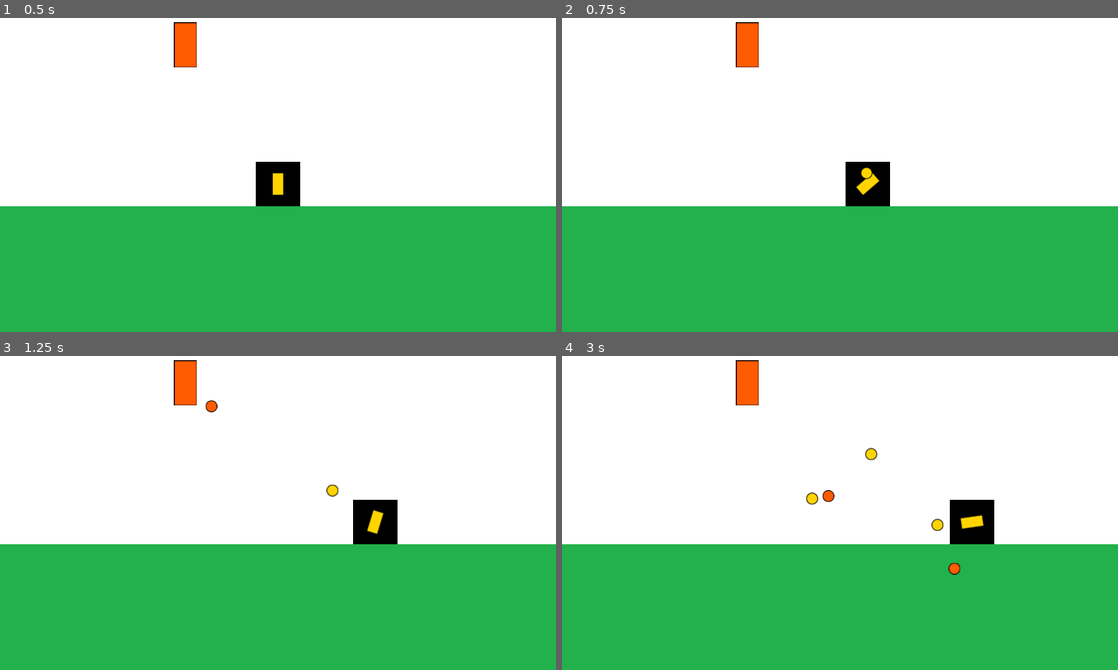
Above: before the commit, frames 1-4 (two rows, left to right).
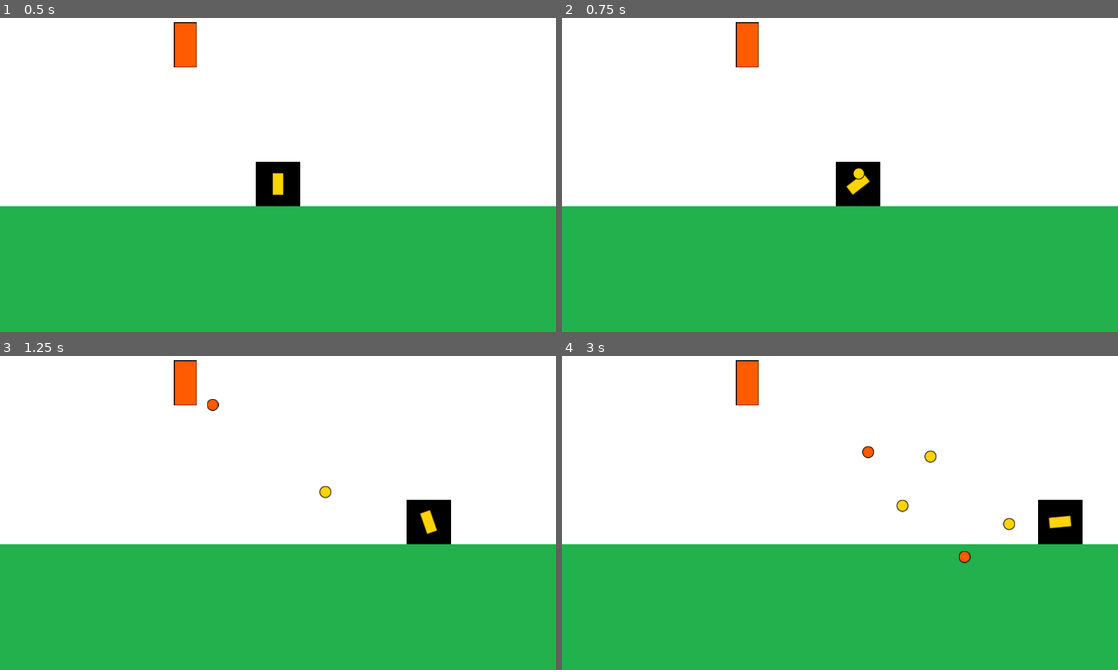
Above: after the commit, the same moments.

Repository: Lucarni-Lucas/entregas-idv-lucarni-lucas
Game: Godot game, scene res://main.tscn
The game is run twice, just before and just after one commit, with the same random seed, the same clock (stepped at 60 frames per second) and the same inputs.
Inputs (mouse positions are in pixels of both pictures, inside the frame that each line leads up to):
- Up to frame 1 (0.5 s): no input
- Up to frame 2 (0.75 s): tap Enter at 0.5 s; move the mouse to (962, 102) at 0.52 s; hold Right (move_right) from 0.53 s (still down); click (962, 102) at 0.6 s
- Up to frame 3 (1.25 s): keep holding Right (move_right)
- Up to frame 4 (3 s): move the mouse to (728, 481) at 1.27 s; release Right (move_right) at 1.28 s; hold Left (move_left) 1.28-2.03 s; click (728, 481) at 1.35 s; move the mouse to (895, 368) at 2.02 s; hold Right (move_right) from 2.03 s (still down); click (895, 368) at 2.1 s; move the mouse to (812, 544) at 2.77 s; click (812, 544) at 2.85 s

Frame 1 is identical in both runs. In frame 2, 0.8% of the frame differs, in the area x 49-59%, y 45-60%; in frame 3, 2.4%; in frame 4, 2.9%, in the area x 43-94%, y 28-70%.

Commit message:
feature: implementacion mruv de player

Diff:
--- a/entrega-2-lucarni-lucas/desafio-2/entrega-2-desafio-2-lucarni-lucas/entities/player/player.gd
+++ b/entrega-2-lucarni-lucas/desafio-2/entrega-2-desafio-2-lucarni-lucas/entities/player/player.gd
@@ -2,23 +2,27 @@
 
 @onready var cannon:Sprite2D = $Cannon
 
-@export var speed: float = 200.0
+const ACCELERATION: float = 20.0
+const H_SPEED_LIMIT: float = 400.0
+const FRICTION_WEIGHT: float = 0.2
 
 var projectile_container:Node
 
-var velocity
+var velocity: Vector2 = Vector2.ZERO
 
 func set_projectile_container(container:Node):
 	cannon.projectile_container = container
 	self.projectile_container = container
 
 
-
 func _physics_process(delta: float) -> void:
 	# Movimiento
-	var direction := Input.get_axis("move_left", "move_right")
-	position.x += direction * speed * delta
-
+	var h_movement_direction:int = int(Input.is_action_pressed("move_right")) - int(Input.is_action_pressed("move_left"))
+	if h_movement_direction != 0:
+		velocity.x = clampf(velocity.x + (h_movement_direction * ACCELERATION), -H_SPEED_LIMIT, H_SPEED_LIMIT)
+	else:
+		velocity.x = lerpf(velocity.x, 0, FRICTION_WEIGHT) if absf(velocity.x) > 1 else 0
+	position += velocity * delta
 
 	# Cannon
 	var mouse_position:Vector2 = get_global_mouse_position()
